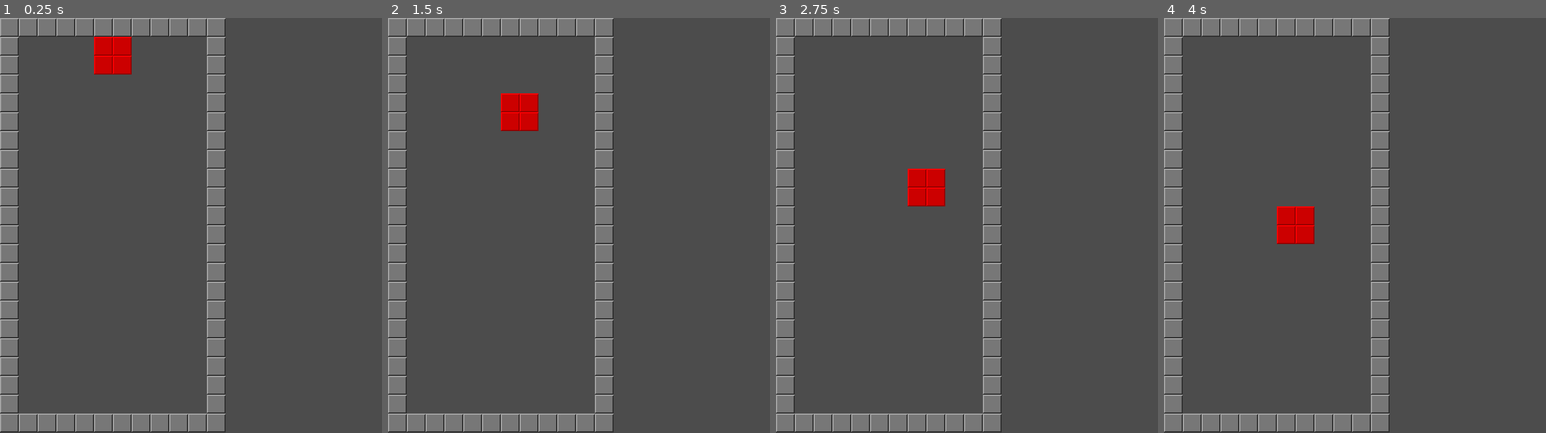
Above: before the commit, frames 1-4 (left to right).
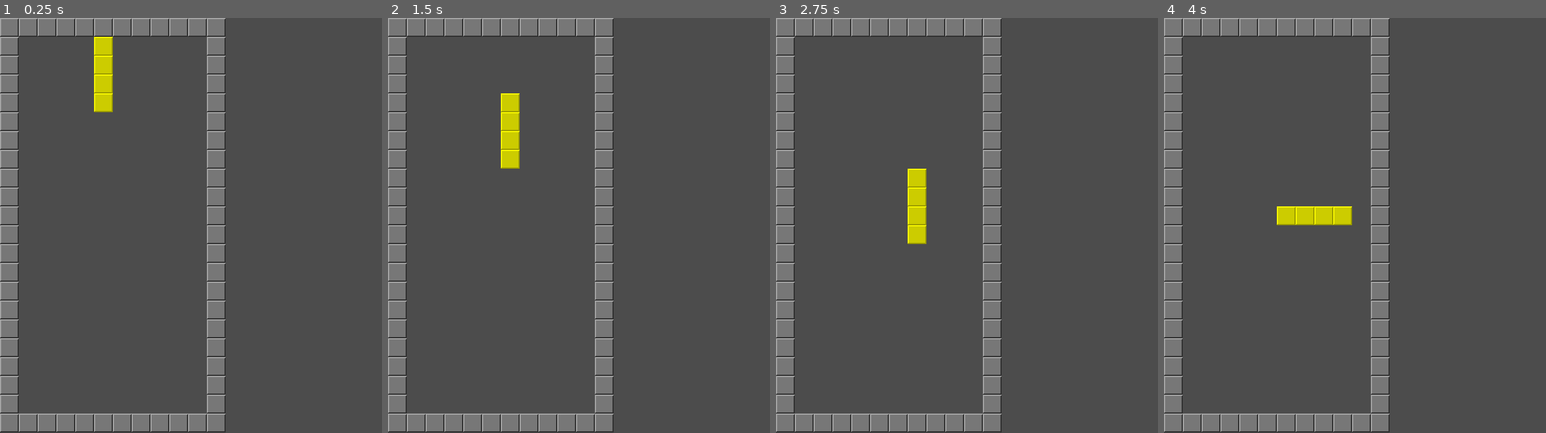
Above: after the commit, the same moments.

Repository: Umut-Umut/Godot-Tetris
Game: Godot game, scene res://Board.tscn
Same seed, same stepped clock (60 frames per second), same inputs: the game is played once before the commit and once after it.
Inputs:
- Up to frame 1 (0.25 s): no input
- Up to frame 2 (1.5 s): tap Enter at 0.5 s; hold Right 0.53-1.28 s; tap Space at 1.25 s; hold Down from 1.28 s (still down)
- Up to frame 3 (2.75 s): release Down at 2.03 s; hold Right from 2.03 s (still down)
- Up to frame 4 (4 s): release Right at 2.78 s; hold Up 2.78-3.53 s; tap Enter at 3.5 s; hold Left from 3.53 s (still down)

The runs differ from the first frame. In frame 1, 1.3% of the frame differs, in the area x 24-35%, y 4-23%; in frame 2, 1.3%; in frame 3, 1.3%; in frame 4, 1.3%.

Commit message:
check_line function is added

Diff:
--- a/Board.gd
+++ b/Board.gd
@@ -48,13 +48,6 @@
 
 
 func shape_spawn():
-	if shape_current:
-		for cell in shape_current.get_used_cells():
-			set_cellv(cell + shape_position, 0)
-
-		shape_current.queue_free()
-
-
 	# secilenlerin hepsi ayni cunku ready icinde oyle tanimladim.
 	shape_index = get_random_shape()
 
@@ -73,20 +66,41 @@
 	return randi() % TShape.SHAPE.size()
 
 
-func shape_commit(shape : TShape):
-	var shape_position = Vector2(5, 5)
+# Sekli oyun tahtasina yerlestirdikten sonra
+# hangi satirlarda islem yapildigini dondurur.
+func shape_commit(shape : TShape) -> PoolIntArray:
 	var shape_used_cells = shape.get_used_cells()
+	var lines : PoolIntArray = []
 
 	for cell_local in shape_used_cells:
-		var cell_global = cell_local + shape_position
+		var cell_global : Vector2 = cell_local + shape_position
+
+		if not cell_global.y in lines:
+			lines.append(cell_global.y)
 
 		set_cellv(cell_global, 0)
+
+	shape_current.queue_free()
+
+	return lines
+
+
+func check_lines(lines : PoolIntArray):
+	for l in lines:
+		for i in range(1, WIDTH + 1):
+			if get_cellv(Vector2(i, l)) < 0:
+				break
+
+			if i == WIDTH:
+				prints("Satir dolu", l)
 
 
 func shape_move(shape : TShape, direction : Vector2):
 	var new_pos = shape_position + direction
 	if shape_is_collide(shape_current, new_pos, direction):
 		if direction == Vector2.DOWN:
+			var lines : PoolIntArray = shape_commit(shape_current)
+			check_lines(lines)
 			shape_spawn()
 	else:
 		shape_set_position(shape_current, new_pos)
--- a/Shape.gd
+++ b/Shape.gd
@@ -16,13 +16,14 @@
 enum SHAPE {
 	C,
 	L,
+	I,
 	#S,
 	#T
 }
 
 
 var shapes : Dictionary = {
-	 SHAPE.C : {"color" : 3, "state" : 0, "rotations" : 1, "patterns" : [
+	 SHAPE.C : {"color" : 1, "state" : 0, "rotations" : 1, "patterns" : [
 		[[0, 0], [0, 1], [1, 0], [1, 1]],
 		]},
 	SHAPE.L : {"color" : 3, "state" : 0, "rotations" : 3, "patterns" : [
@@ -30,6 +31,10 @@
 		[[0, 2], [1, 2], [2, 2], [2, 1]],
 		[[2, 0], [2, 1], [2, 2], [1, 2]]
 		]},
+	SHAPE.I : {"color" : 2, "state" : 0, "rotations" : 2, "patterns" : [
+		[[0, 0], [0, 1], [0, 2], [0, 3]],
+		[[0, 0], [1, 0], [2, 0], [3, 0]]
+	]}
 }
 
 
